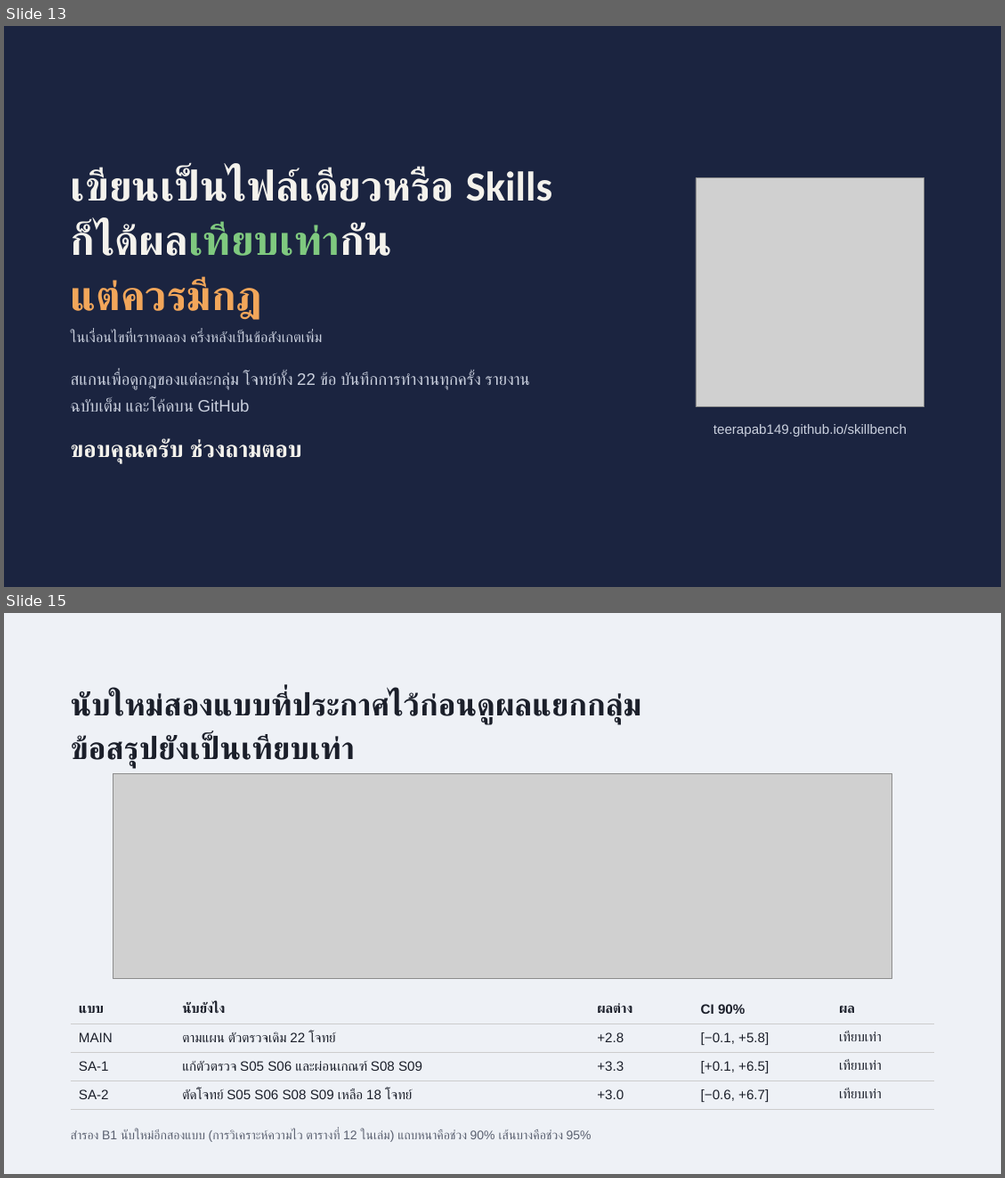
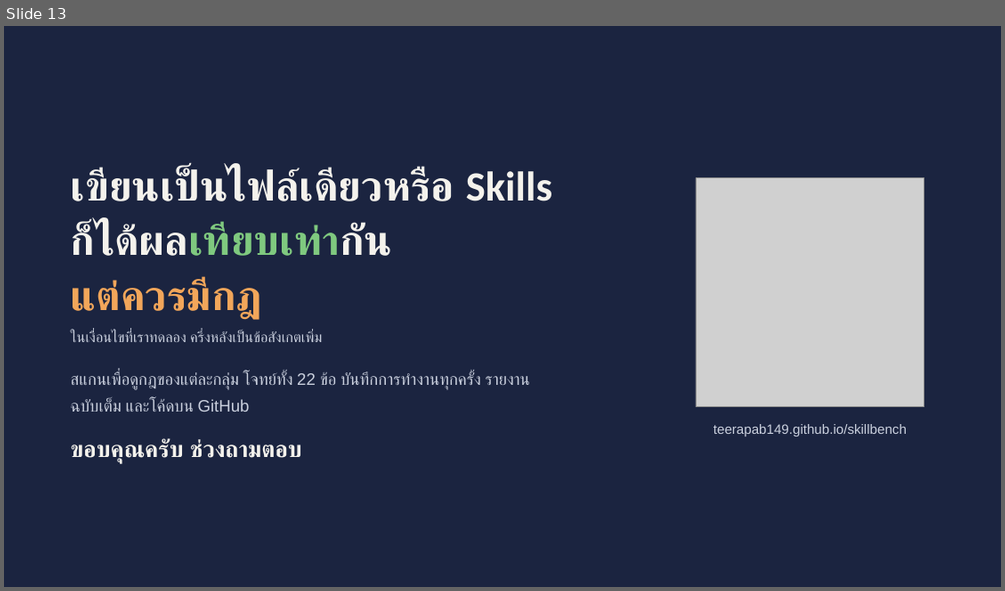
Before and after one commit to Teerapab149/skillbench, a slide deck: presentation-final/SkillBench-final-TH.pptx. Shown one above the other, each under a label of ours: slides 13 and 15 before the commit, slide 13 after it; the slides between them are not shown. The pictures are 1005x1178 and 1005x591 pixels, drawn with LibreOffice and Linux fonts; fonts in the diff are those of the drawing; grey boxes stand for pictures. Boxes give left, top, right and bottom in pixels: in the first picture for what was removed or moved away, otherwise in the second. Text is boxed around its words. In the diff, an @@ line names an element or a change of style, - is before the commit and + after.

```diff
--- a/presentation-final/SkillBench-final-TH.pptx
+++ b/presentation-final/SkillBench-final-TH.pptx
@@ slide 15 removed at (4, 613, 1001, 1174), background #EEF1F6 @@
@@ text removed at (71, 691, 641, 768) @@
-นับใหม่สองแบบที่ประกาศไว้ก่อนดูผลแยกกลุ่ม
-ข้อสรุปยังเป็นเทียบเท่า
@@ rounded rectangle removed at (113, 774, 892, 978) @@
@@ picture removed at (113, 774, 892, 978) @@
@@ table removed at (71, 995, 936, 1105), 4 rows, 5 columns @@
-แบบ | นับยังไง | ผลต่าง | CI 90% | ผล
-MAIN | ตามแผน ตัวตรวจเดิม 22 โจทย์ | +2.8 | [−0.1, +5.8] | เทียบเท่า
-SA-1 | แก้ตัวตรวจ S05 S06 และผ่อนเกณฑ์ S08 S09 | +3.3 | [+0.1, +6.5] | เทียบเท่า
-SA-2 | ตัดโจทย์ S05 S06 S08 S09 เหลือ 18 โจทย์ | +3.0 | [−0.6, +6.7] | เทียบเท่า
@@ text removed at (71, 1129, 591, 1142) @@
-สำรอง B1 นับใหม่อีกสองแบบ (การวิเคราะห์ความไว ตารางที่ 12 ในเล่ม) แถบหนาคือช่วง 90% เส้นบางคือช่วง 95%
```
Also in this commit, not shown: 2 slides changed, 6 other slides removed, 14 other files.
